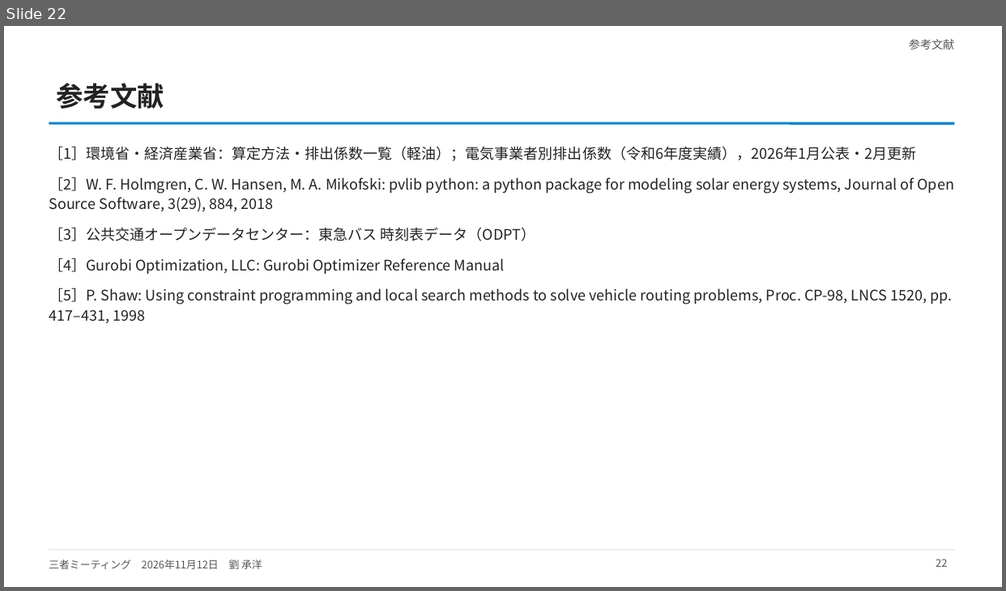
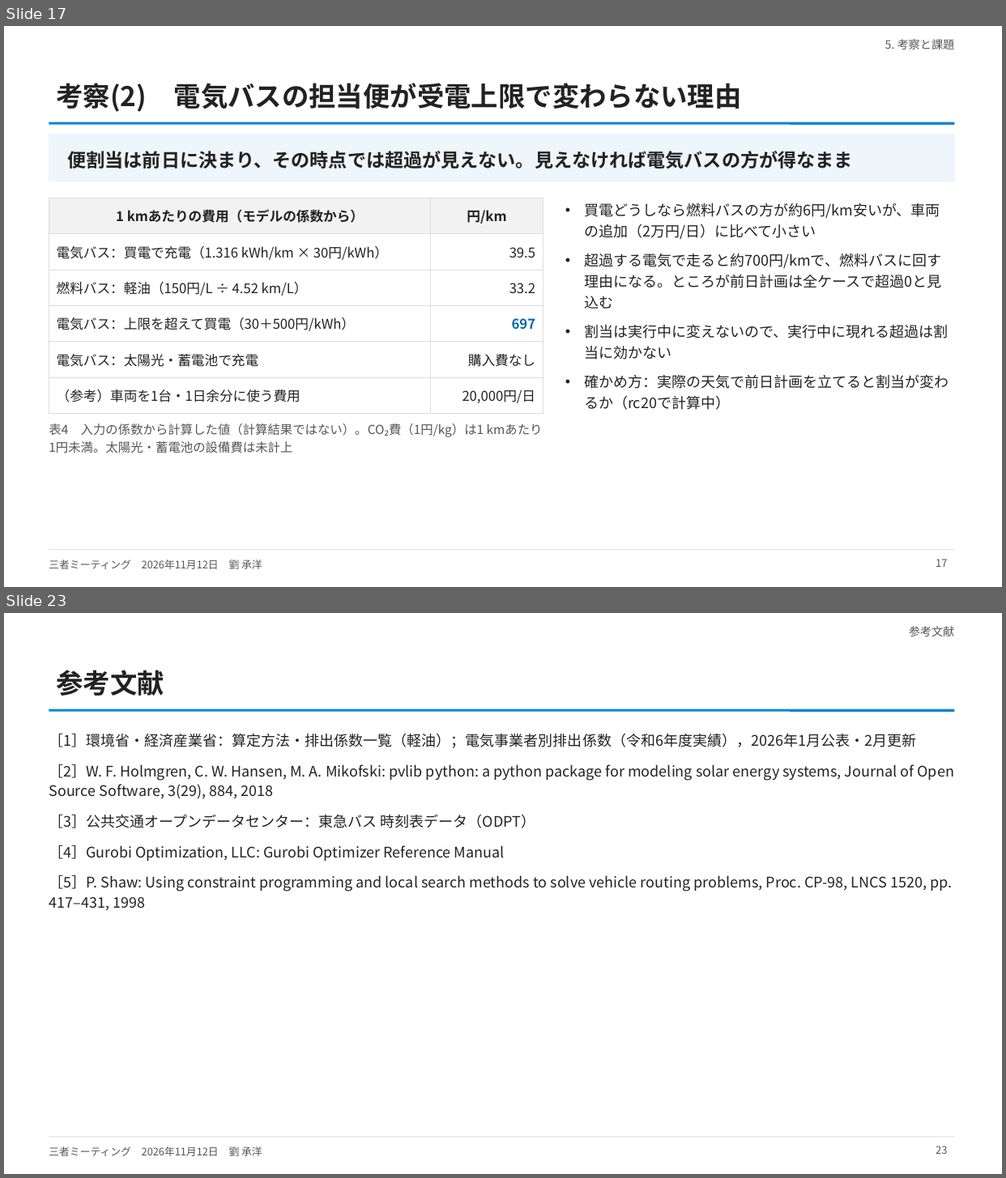
Before and after one commit to CYLIU2003/master-course, a slide deck: outcome/2026-11-12_three_party/three_party_20261112.pptx. Shown one above the other, each under a label of ours: slide 22 before the commit, slides 17 and 23 after it; the slides between them are not shown. The pictures are 1006x591 and 1006x1178 pixels, drawn with LibreOffice and Linux fonts; fonts in the diff are those of the drawing. Boxes give left, top, right and bottom in pixels: in the first picture for what was removed or moved away, otherwise in the second. Text is boxed around its words. In the diff, an @@ line names an element or a change of style, - is before the commit and + after.

```diff
--- a/outcome/2026-11-12_three_party/three_party_20261112.pptx
+++ b/outcome/2026-11-12_three_party/three_party_20261112.pptx
@@ slide 17 added at [4, 26, 1002, 587], background #FFFFFF; not listed: 3 template elements that a slide beside it also shows @@
@@ text added at [885, 39, 955, 49], 11 pt, text #555555 @@
+5. 考察と課題
@@ title added at [57, 83, 742, 112], 26 pt, text #222222, bold @@
+考察(2) 電気バスの担当便が受電上限で変わらない理由
@@ rectangle added at [49, 135, 955, 181], fill #EEF5FB, outline #EEF5FB 1 pt @@
@@ text added at [68, 151, 853, 169], 18 pt, text #222222, bold @@
+便割当は前日に決まり、その時点では超過が見えない。見えなければ電気バスの方が得なまま
@@ table added at [49, 199, 543, 407], 6 rows, 2 columns @@
+1 kmあたりの費用（モデルの係数から） | 円/km
+電気バス：買電で充電（1.316 kWh/km × 30円/kWh） | 39.5
+燃料バス：軽油（150円/L ÷ 4.52 km/L） | 33.2
+電気バス：上限を超えて買電（30＋500円/kWh） | 697
+電気バス：太陽光・蓄電池で充電 | 購入費なし
+（参考）車両を1台・1日余分に使う費用 | 20,000円/日
@@ text added at [584, 203, 948, 410], 14 pt, text #222222 @@
+• 買電どうしなら燃料バスの方が約6円/km安いが、車両の追加（2万円/日）に比べて小さい
+• 超過する電気で走ると約700円/kmで、燃料バスに回す理由になる。ところが前日計画は全ケースで超過0と見込む
+• 割当は実行中に変えないので、実行中に現れる超過は割当に効かない
+• 確かめ方：実際の天気で前日計画を立てると割当が変わるか（rc20で計算中）
@@ text added at [49, 424, 484, 453], 12 pt, text #555555 @@
+表4 入力の係数から計算した値（計算結果ではない）。CO₂費（1円/kg）は1 kmあたり1円未満。太陽光・蓄電池の設備費は未計上
@@ page number added at [936, 559, 947, 567], 10 pt, text #555555 @@
+17
@@ what was slide 22 is now slide 23 @@
```
Also in this commit, not shown: 18 slides changed, 8 other files.
